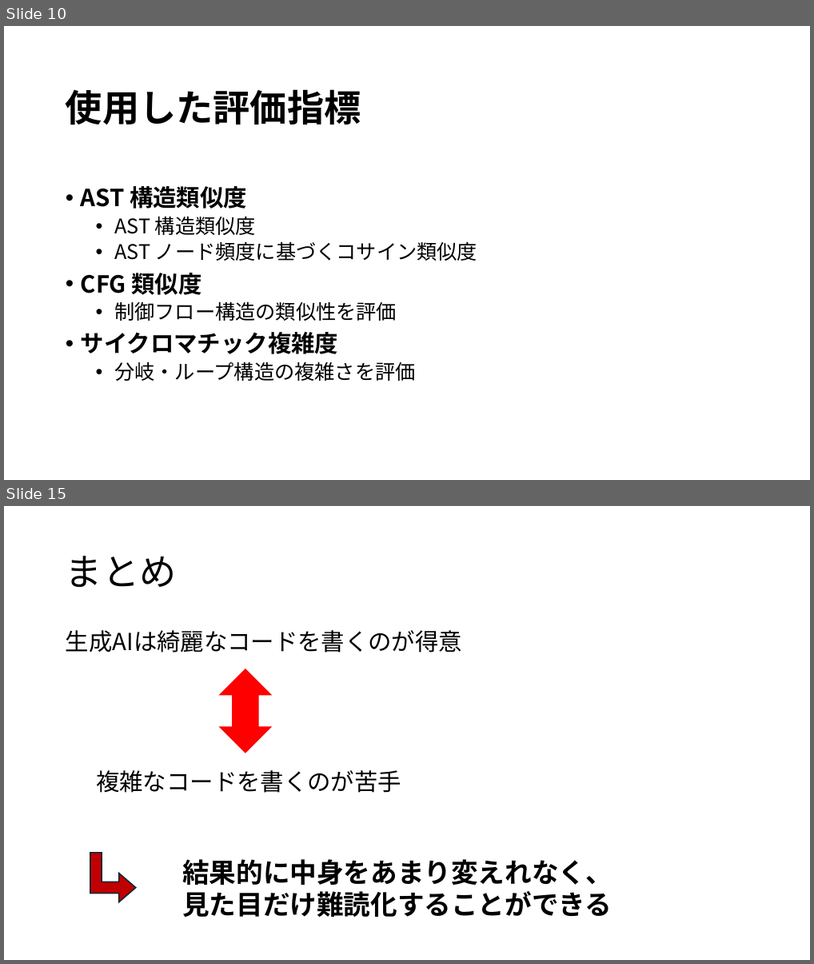
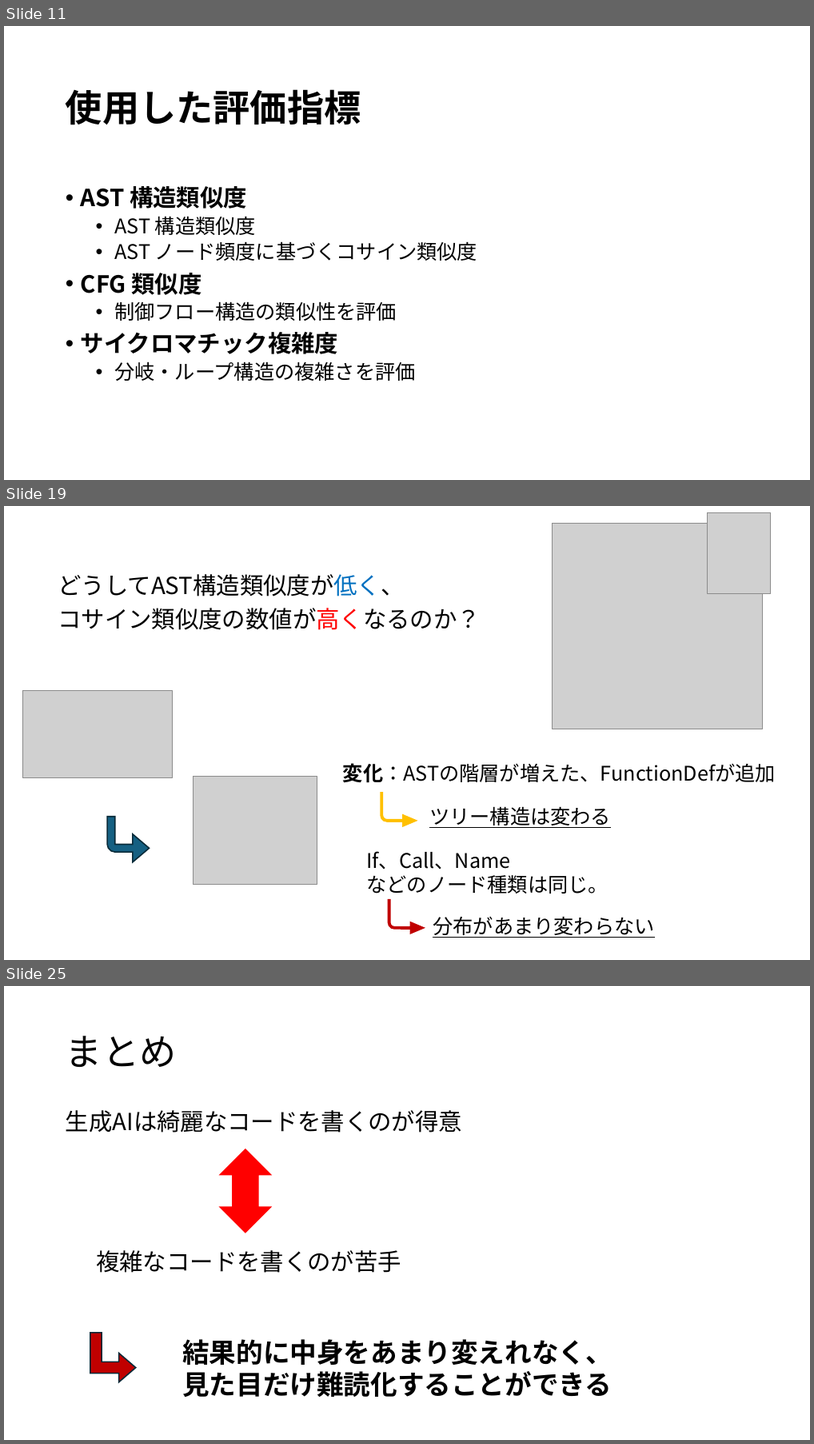
Before and after one commit to tamadalab/2025bthesis_kondo, a slide deck: prezentation.pptx. Shown one above the other, each under a label of ours: slides 10 and 15 before the commit, slides 11, 19 and 25 after it; the slides between them are not shown. The pictures are 814x964 and 814x1444 pixels, drawn with LibreOffice and Linux fonts; fonts in the diff are those of the drawing; grey boxes stand for pictures. Boxes give left, top, right and bottom in pixels: in the first picture for what was removed or moved away, otherwise in the second. Text is boxed around its words. In the diff, an @@ line names an element or a change of style, - is before the commit and + after.

```diff
--- a/prezentation.pptx
+++ b/prezentation.pptx
@@ slide 19 added at (x1=4, y1=506, x2=810, y2=960), background #FFFFFF @@
@@ picture added at (x1=552, y1=523, x2=762, y2=728) @@
@@ picture added at (x1=707, y1=512, x2=771, y2=594) @@
@@ text added at (x1=58, y1=574, x2=481, y2=630), 28 pt, text #000000 @@
+どうしてAST構造類似度が低く、
+コサイン類似度の数値が高くなるのか？
@@ picture added at (x1=22, y1=691, x2=172, y2=778) @@
@@ text added at (x1=343, y1=763, x2=776, y2=783), 24 pt, text #000000 @@
+変化：ASTの階層が増えた、FunctionDefが追加
@@ picture added at (x1=193, y1=776, x2=317, y2=884) @@
@@ bent arrow added at (x1=381, y1=792, x2=417, y2=826), fill #FFC000, outline #FFC000 1.5 pt @@
@@ bent arrow added at (x1=107, y1=816, x2=149, y2=862), fill #156082, outline #092A39 1.5 pt @@
@@ text added at (x1=430, y1=806, x2=611, y2=828), 24 pt, text #000000, underline @@
+ツリー構造は変わる
@@ text added at (x1=366, y1=851, x2=608, y2=893), 24 pt, text #000000 @@
+If、Call、Name
+などのノード種類は同じ。
@@ bent arrow added at (x1=389, y1=900, x2=425, y2=934), fill #C00000, outline #C00000 1.5 pt @@
@@ text added at (x1=433, y1=916, x2=654, y2=937), 24 pt, text #000000, underline @@
+分布があまり変わらない
@@ what was slide 10 is now slide 11 @@
@@ what was slide 15 is now slide 25 @@
```
Also in this commit, not shown: 9 slides changed, 10 other slides added, 1 slide removed.
